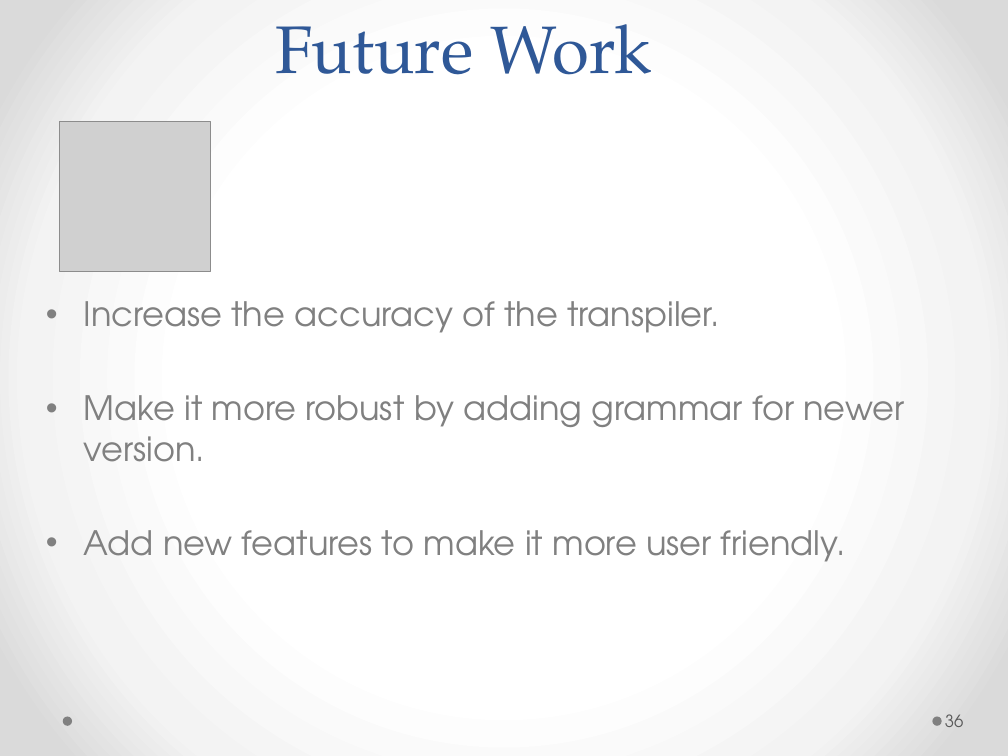
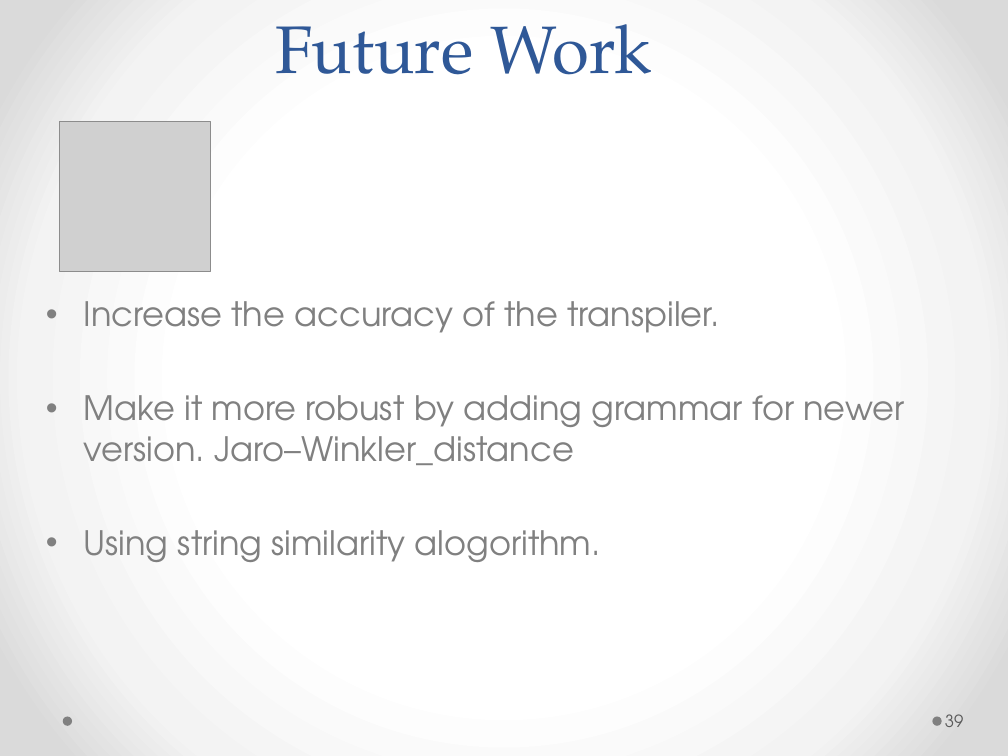
Before and after one commit to amit1984/Thesis, a slide deck: slide 39 of thesis_v4.pptx (slide 36 before the commit). Drawn at 1008x756 pixels with LibreOffice and Linux fonts; fonts in the diff are those of the drawing; grey boxes stand for pictures. Boxes give left, top, right and bottom in pixels: in the first picture for what was removed or moved away, otherwise in the second. Text is boxed around its words. In the diff, an @@ line names an element or a change of style, - is before the commit and + after.

```diff
--- a/thesis_v4.pptx
+++ b/thesis_v4.pptx
@@ text at (84,395,904,562): text changed @@
-• Make it more robust by adding grammar for newer version.
-• Add new features to make it more user friendly.
+• Make it more robust by adding grammar for newer version. Jaro–Winkler_distance
+• Using string similarity alogorithm.
@@ page number at (945,714,964,727): text changed @@
-36
+39
```
Also in this commit, not shown: 14 other slides changed, 6 slides added, 4 slides removed, 1 other file.
